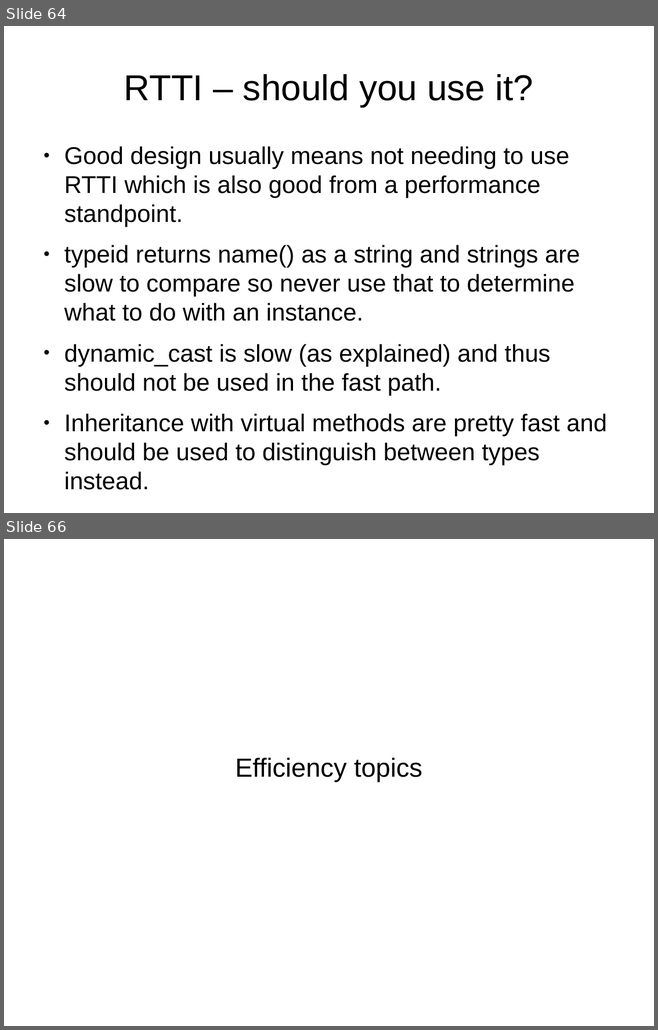
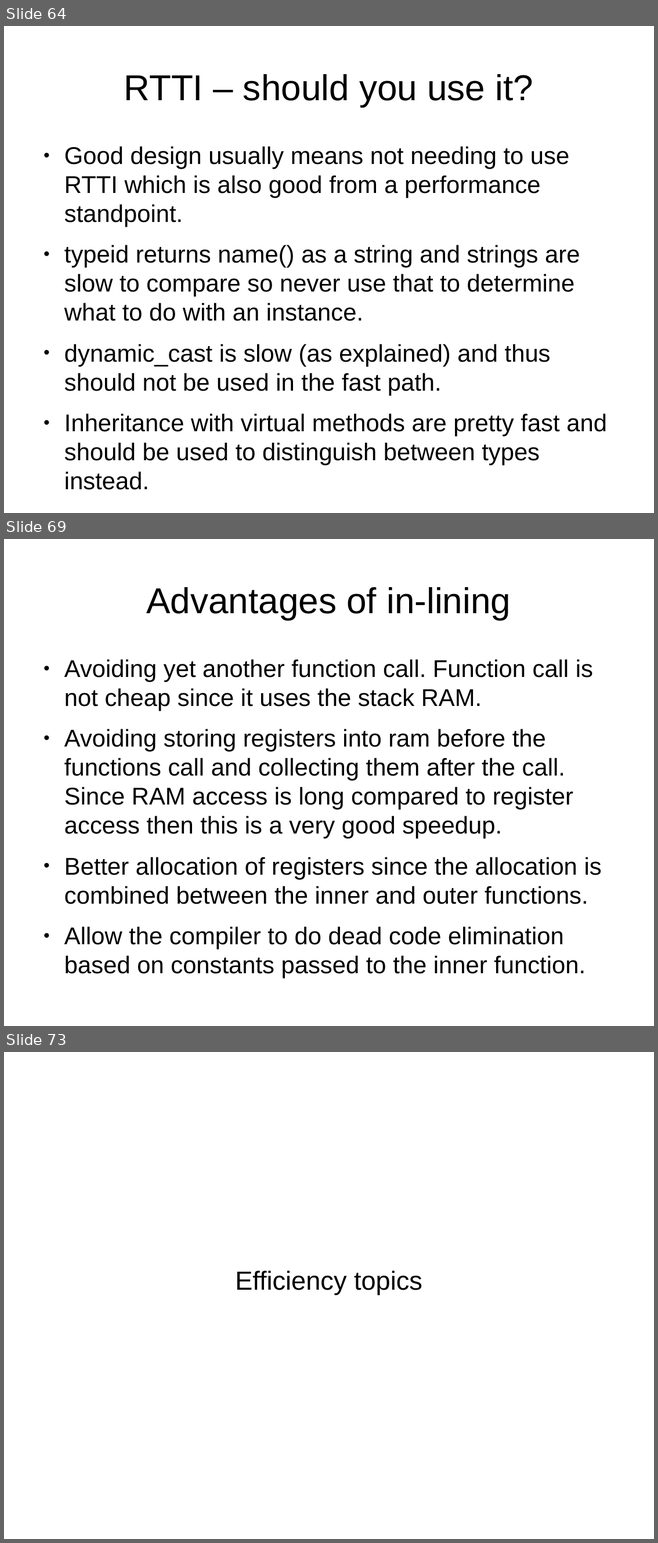
Before and after one commit to veltzer/demos-linux, a slide deck: multi_core/effective_cplusplus.odp. Shown one above the other, each under a label of ours: slides 64 and 66 before the commit, slides 64, 69 and 73 after it; the slides between them are not shown. The pictures are 658x1030 and 658x1543 pixels, drawn with LibreOffice and Linux fonts; fonts in the diff are those of the drawing. Boxes give left, top, right and bottom in pixels: in the first picture for what was removed or moved away, otherwise in the second. Text is boxed around its words. In the diff, an @@ line names an element or a change of style, - is before the commit and + after.

```diff
--- a/multi_core/effective_cplusplus.odp
+++ b/multi_core/effective_cplusplus.odp
@@ slide 69 added at bbox=[4, 539, 654, 1026], background #FFFFFF @@
@@ title added at bbox=[147, 587, 510, 620], 44 pt, text #000000 @@
+Advantages of in-lining
@@ text added at bbox=[64, 659, 601, 979], 29.6 pt, text #000000 @@
+● Avoiding yet another function call. Function call is not cheap since it uses the stack RAM.
+● Avoiding storing registers into ram before the functions call and collecting them after the call. Since RAM access is long compared to register access then this is a very good speedup.
+● Better allocation of registers since the allocation is combined between the inner and outer functions.
+● Allow the compiler to do dead code elimination based on constants passed to the inner function.
@@ what was slide 66 is now slide 73 @@
```
Also in this commit, not shown: 2 slides changed, 6 other slides added, 3 other files.
